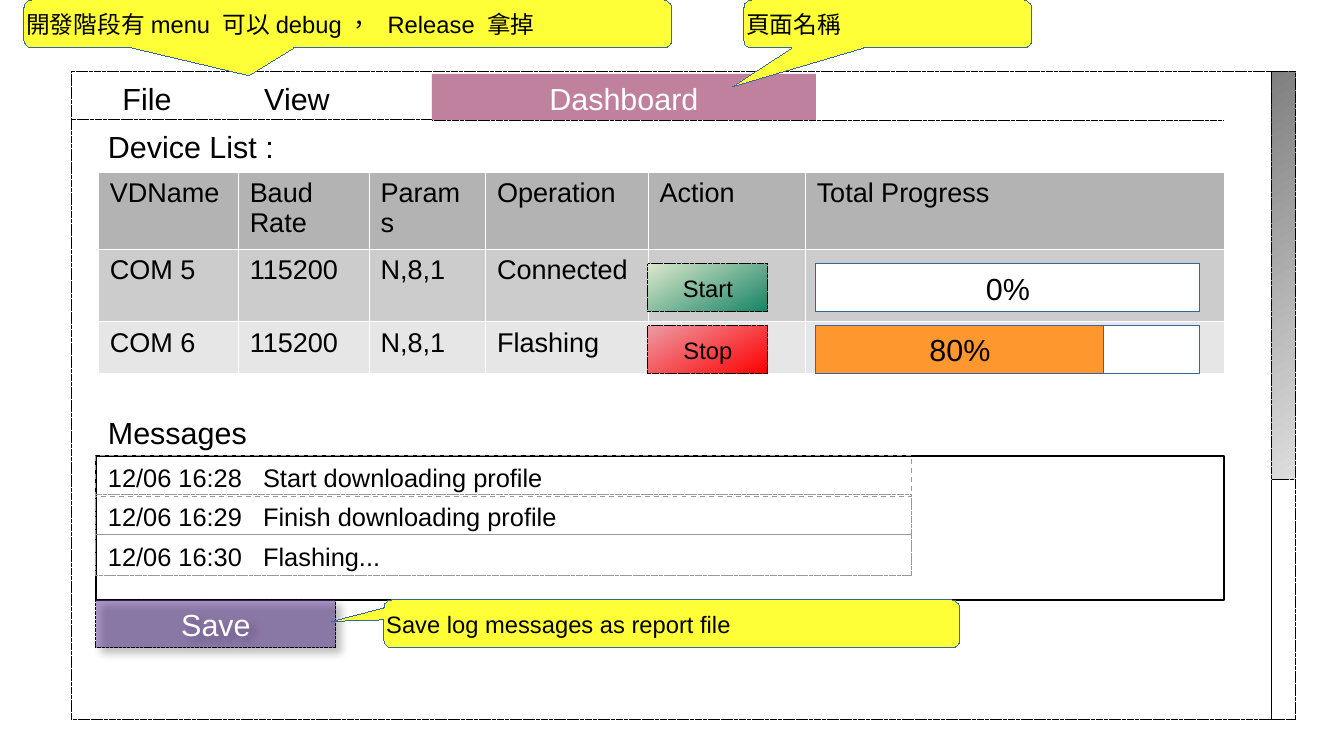
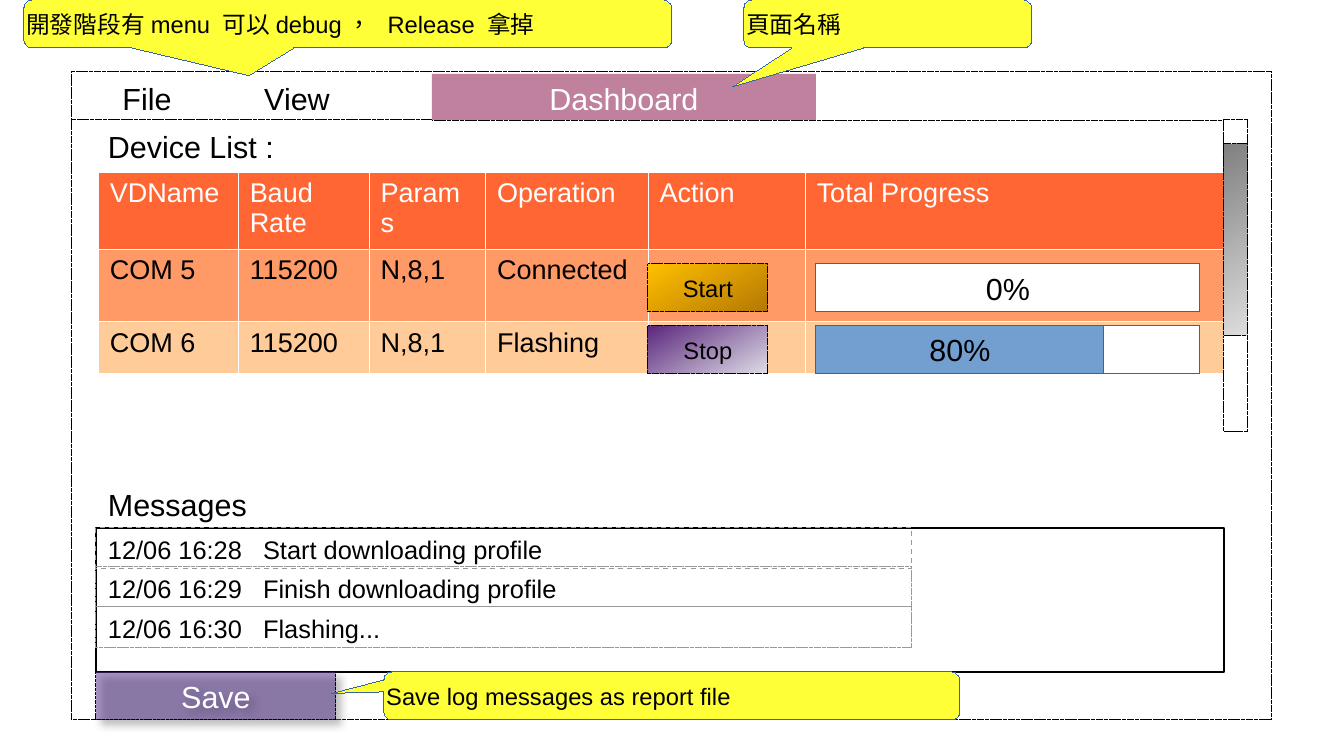
Before and after one commit to tomjpsun/obsidianVaults, a slide deck: slide 2 of DM9051A OTP 燒錄專案/Sketch.odp. Drawn at 1344x756 pixels with LibreOffice and Linux fonts; fonts in the diff are those of the drawing. Boxes give left, top, right and bottom in pixels: in the first picture for what was removed or moved away, otherwise in the second. Text is boxed around its words. In the diff, an @@ line names an element or a change of style, - is before the commit and + after.

```diff
--- a/DM9051A OTP 燒錄專案/Sketch.odp
+++ b/DM9051A OTP 燒錄專案/Sketch.odp
@@ rectangle: place and size @@
-rectangle at (1272, 72, 1296, 481)
+rectangle at (1224, 144, 1249, 335)
@@ rectangle: place and size @@
-rectangle at (1272, 72, 1296, 720)
+rectangle at (1224, 120, 1249, 432)
@@ table at (98, 172, 1224, 370) @@
@@ fill #B3B3B3 to #FF6633 in row 1 @@
@@ fill #CCCCCC to #FF9966 in row 2 @@
@@ fill #E6E6E6 to #FFCC99 in row 3 @@
@@ text colour #000000 to #FFFFFF in "VDName", "Baud Rate", "Params", "Operation" and 2 more places @@
@@ rectangle "Start" at (648, 265, 767, 312): fill gradient #DDE8CB to #158466 to gradient #FFBF00 to #B47804 @@
@@ rectangle "Stop" at (648, 326, 767, 373): fill gradient #EC9BA4 to #FF0000 to gradient #5B277D to #DEDCE6 @@
@@ rectangle "80%" at (816, 326, 1104, 373): fill #FF972F to #729FCF @@
@@ 5 rectangles, 1 text, 1 rounded speech box: place and size @@
-5 rectangles, 1 text, 1 rounded speech box at (96, 423, 1224, 648)
+5 rectangles, 1 text, 1 rounded speech box at (96, 495, 1224, 720)
```
Also in this commit, not shown: 1 other slide changed, 1 other file.
